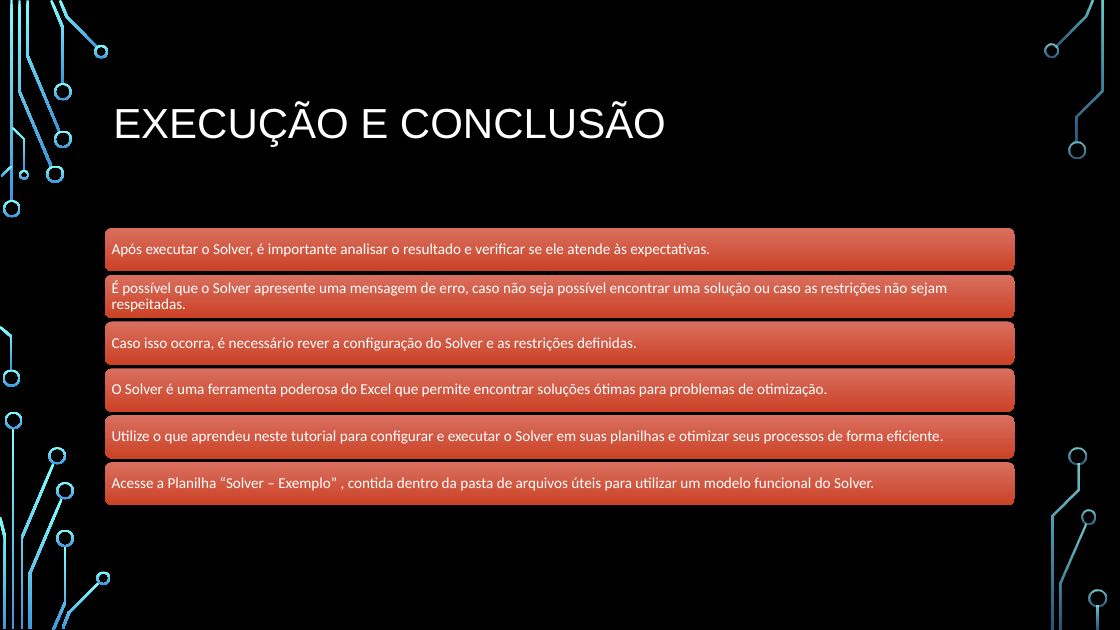
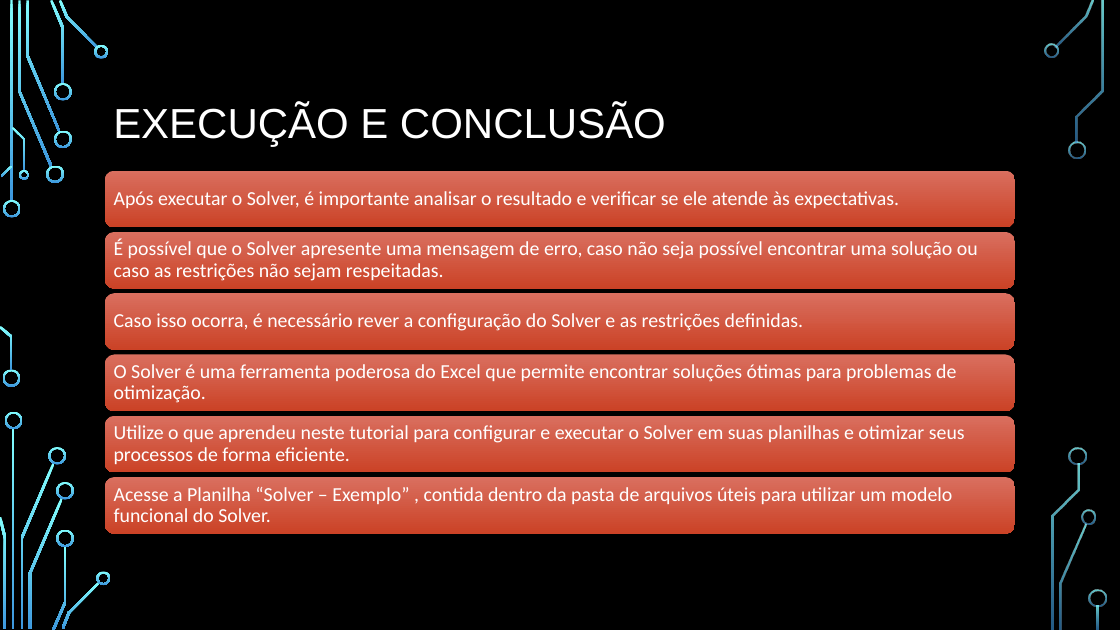
Before and after one commit to VitorKaviski/Curso_Kaviski_Excel_Basico_ao_Avancado, a slide deck: slide 35 of Curso Excel/Intermediário/Aula 1/Aula 1 - Excel/Curso Excel - Intermediário.pptx (slide 32 before the commit). Drawn at 1120x630 pixels with LibreOffice and Linux fonts; fonts in the diff are those of the drawing; background and template pictures are left out. Boxes give left, top, right and bottom in pixels: in the first picture for what was removed or moved away, otherwise in the second. Text is boxed around its words. In the diff, an @@ line names an element or a change of style, - is before the commit and + after.

```diff
--- a/Curso Excel/Intermediário/Aula 1/Aula 1 - Excel/Curso Excel - Intermediário.pptx
+++ b/Curso Excel/Intermediário/Aula 1/Aula 1 - Excel/Curso Excel - Intermediário.pptx
@@ rounded rectangle: place and size @@
-rounded rectangle at <box>105,275,1015,318</box>
+rounded rectangle at <box>105,171,1015,228</box>
@@ size 13 to 17 pt; more space between paragraphs in 6 elements at <box>114,425,965,464</box>, <box>114,364,956,403</box>, <box>114,487,953,522</box>, <box>114,313,803,331</box>, <box>114,239,978,281</box>, <box>114,191,899,208</box> @@
@@ text "Após executar o Solver, é ...": place and size @@
-text "Após executar o Solver, é ..." at <box>112,243,710,257</box>
+text "Após executar o Solver, é ..." at <box>114,191,899,208</box>
@@ rounded rectangle: place and size @@
-rounded rectangle at <box>105,228,1015,271</box>
+rounded rectangle at <box>105,232,1015,289</box>
@@ text "É possível que o Solver ...": place and size @@
-text "É possível que o Solver ..." at <box>112,280,947,312</box>
+text "É possível que o Solver ..." at <box>114,239,978,281</box>
@@ rounded rectangle: place and size @@
-rounded rectangle at <box>105,322,1015,365</box>
+rounded rectangle at <box>105,293,1015,350</box>
@@ text "Caso isso ocorra, é necessário ...": place and size @@
-text "Caso isso ocorra, é necessário ..." at <box>112,337,637,351</box>
+text "Caso isso ocorra, é necessário ..." at <box>114,313,803,331</box>
@@ rounded rectangle: place and size @@
-rounded rectangle at <box>105,368,1015,412</box>
+rounded rectangle at <box>105,355,1015,412</box>
@@ text "O Solver é uma ferramenta ...": place and size @@
-text "O Solver é uma ferramenta ..." at <box>112,383,827,397</box>
+text "O Solver é uma ferramenta ..." at <box>114,364,956,403</box>
@@ rounded rectangle: place and size @@
-rounded rectangle at <box>105,415,1015,459</box>
+rounded rectangle at <box>105,416,1015,473</box>
@@ rounded rectangle: place and size @@
-rounded rectangle at <box>105,462,1015,506</box>
+rounded rectangle at <box>105,477,1015,534</box>
@@ text "Acesse a Planilha “Solver – ...": place and size @@
-text "Acesse a Planilha “Solver – ..." at <box>112,477,874,491</box>
+text "Acesse a Planilha “Solver – ..." at <box>114,487,953,522</box>
```
Also in this commit, not shown: 18 other slides changed, 3 slides added, 2 other files.
